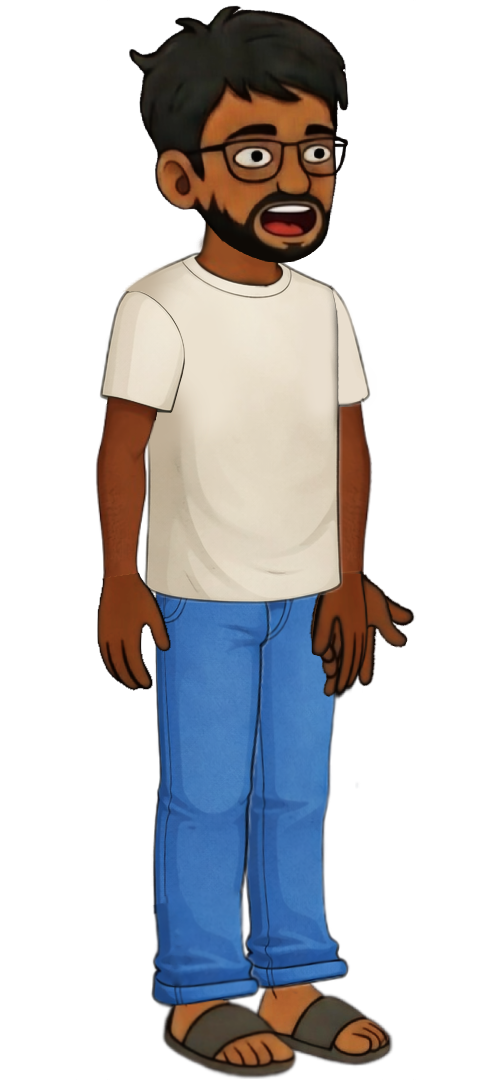
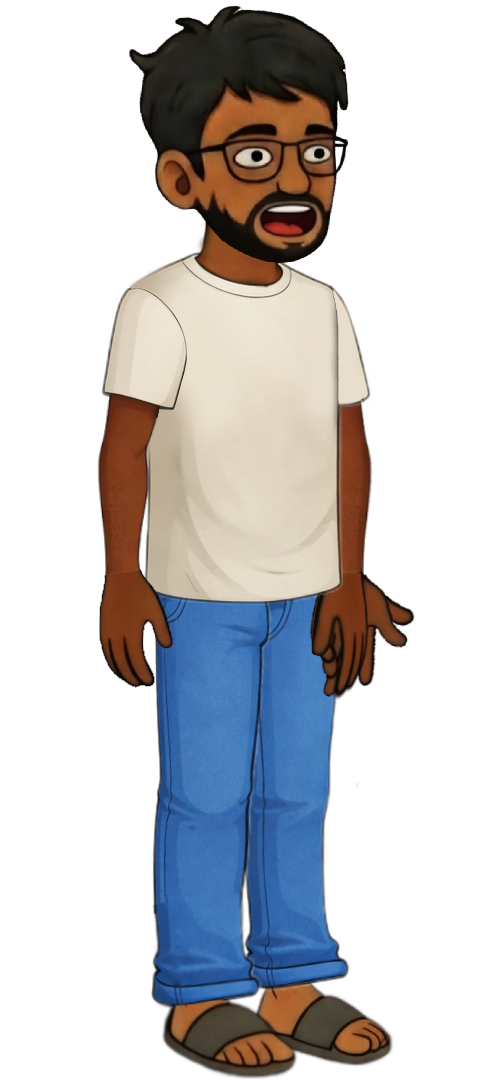
The second 500×1080 image is a revision of the first. Changes to its layers:
painted on "RightHand_0" over (x1=97, y1=569, x2=173, y2=691)
painted on "RightArm_0" over (x1=95, y1=288, x2=187, y2=581)
painted on "Body_0" over (x1=119, y1=285, x2=147, y2=414)
